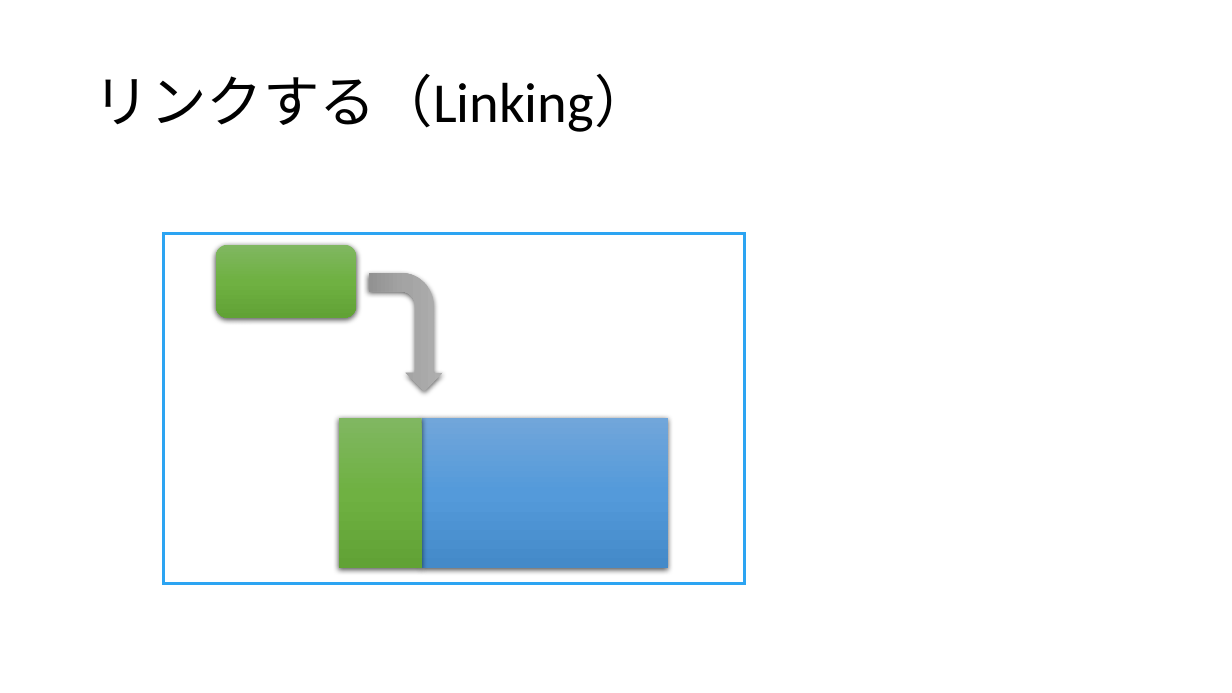
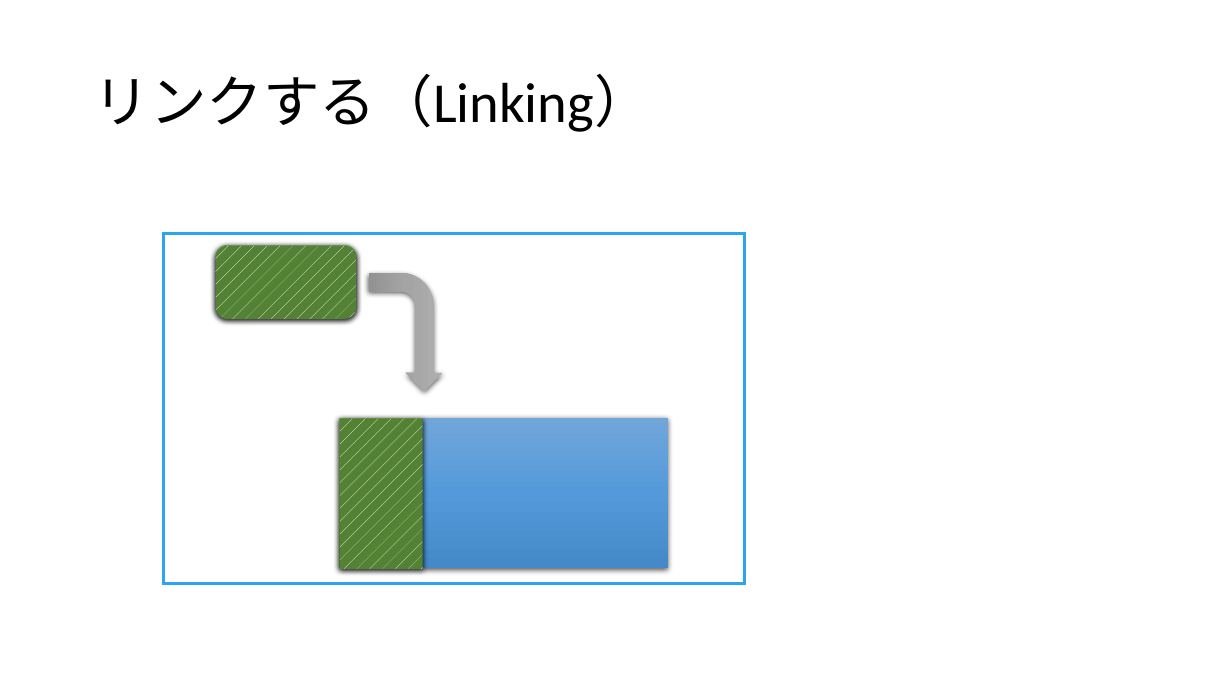
Before and after one commit to lf-j/OpenChain-Trans_FOR_TEAM, a slide deck: slide 3 of misc/Figures_M&A_paper_JP.pptx. Drawn at 1232x693 pixels with LibreOffice and Linux fonts; fonts in the diff are those of the drawing. Boxes give left, top, right and bottom in pixels: in the first picture for what was removed or moved away, otherwise in the second. Text is boxed around its words. In the diff, an @@ line names an element or a change of style, - is before the commit and + after.

```diff
--- a/misc/Figures_M&A_paper_JP.pptx
+++ b/misc/Figures_M&A_paper_JP.pptx
@@ rounded rectangle added at (215, 246, 356, 319), fill pattern #FFFFFF on #548235 @@
@@ rectangle added at (340, 419, 423, 568), fill pattern #FFFFFF on #548235 @@
```
Also in this commit, not shown: 4 other slides changed, 1 slide added, 2 other files.
